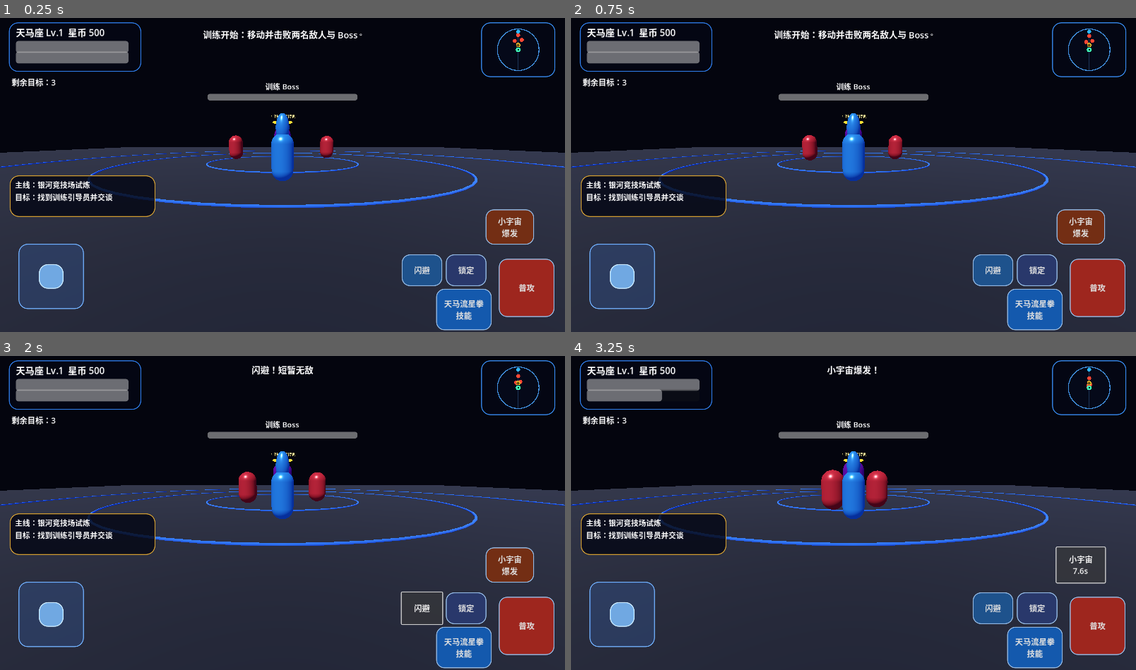
Above: before the commit, frames 1-4 (two rows, left to right).
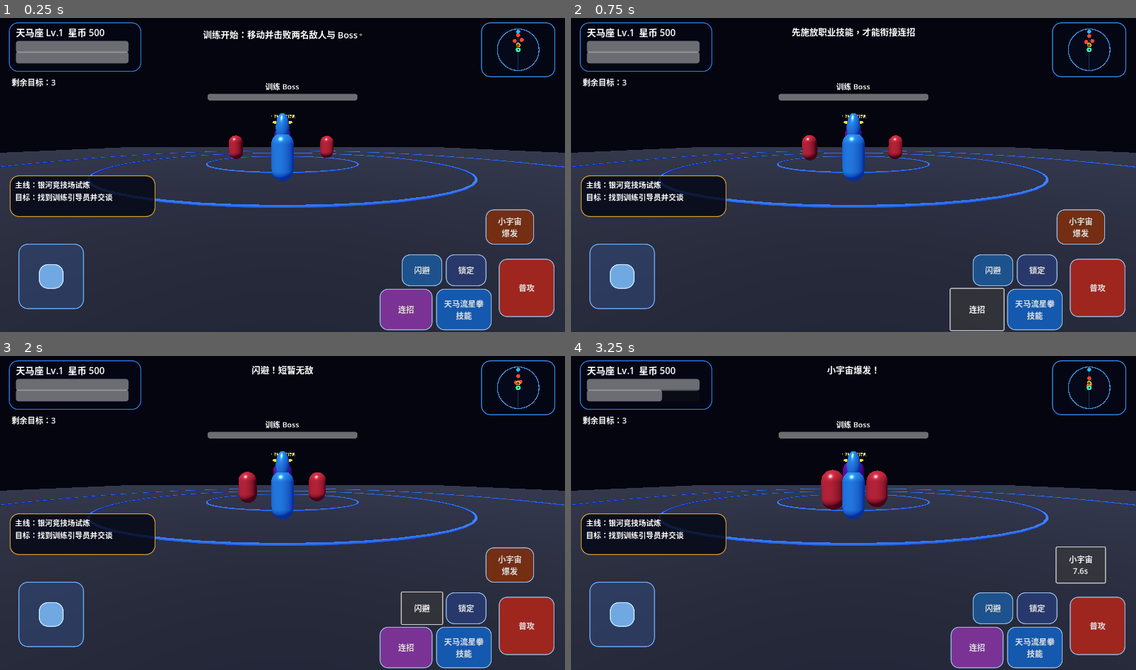
Above: after the commit, the same moments.

Repository: Qazwesrd/Saint-Seiya-Universe-War
Game: Godot game, scene res://scenes/main.tscn
Two runs of this game, one before a commit and one after it. Both use one fixed random seed, a clock stepped at 60 frames per second and the inputs below.
Inputs (mouse positions are in pixels of both pictures, inside the frame that each line leads up to):
- Up to frame 1 (0.25 s): no input
- Up to frame 2 (0.75 s): click (977, 310) at 0.5 s, where only the run after the commit has a clickable "连招"
- Up to frame 3 (2 s): click "闪避" at 1.25 s
- Up to frame 4 (3.25 s): click "锁定" at 2 s; click "小宇宙 爆发" at 2.75 s

The runs differ from the first frame. In frame 1, 1.2% of the frame differs, in the area x 67-77%, y 86-100%; in frame 2, 0.8%; in frame 3, 1.2%; in frame 4, 1.2%.

Commit message:
Add mobile combo attack button

Diff:
--- a/game/scripts/hud.gd
+++ b/game/scripts/hud.gd
@@ -124,6 +124,7 @@
     _button(root, "锁定", Vector2(-270, -176), Vector2(-178, -104), func(): _call_player("toggle_lock"), Color(0.16, 0.22, 0.42))
     burst_button = _button(root, "小宇宙", Vector2(-180, -278), Vector2(-70, -198), func(): _call_player("cosmos_burst"), Color(0.45, 0.18, 0.08))
     skill_button = _button(root, "流星拳\n技能", Vector2(-292, -98), Vector2(-166, -4), func(): _call_player("skill"), Color(0.08, 0.35, 0.68))
+    _button(root, "连招", Vector2(-420, -98), Vector2(-300, -4), func(): _call_player("combo_skill"), Color(0.48, 0.2, 0.58))
     _button(root, "普攻", Vector2(-150, -166), Vector2(-24, -34), func(): _call_player("attack"), Color(0.62, 0.15, 0.12))
     get_viewport().size_changed.connect(_on_resize)
 func _style_panel(panel: Panel, color: Color, border: Color) -> void:
